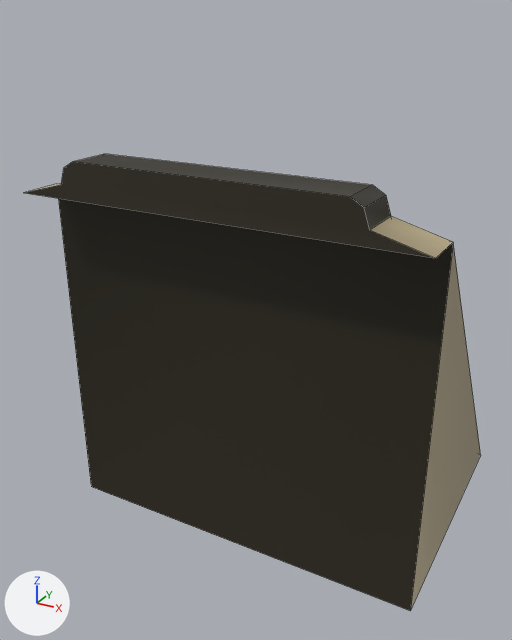
Two versions of the FBX model Assets/Art/Models/Road Tiles/Road_RampTall.fbx, one commit apart.
Before and after are seen from a camera (50 mm lens) standing at (0.236, -0.486, 0.401) and looking at (-0.021, -0.019, 0.167). Every picture has the same lights, and +X, +Y and +Z are marked at lower left. Mesh edges are drawn as thin lines. Where no turn or scale is listed for an object, it has been applied to the vertices.

The scene before the commit, as lines of its bpy script (objects in view):
```python
me_cylinder_417 = bpy.data.meshes.new('Cylinder.417')
me_cylinder_417.from_pydata(...)  # 26 vertices, 20 faces; spans x -0.154..0.147, y -0.126..0.133, z 0.0..0.306
me_cylinder_417.materials.append(mat_road_001)  # picture img_road00_noline_png
ob_roadramp_tall = bpy.data.objects.new('RoadRamp_Tall', me_cylinder_417)
ob_roadramp_tall.location = (0.0, 0.0, 0.0)
```
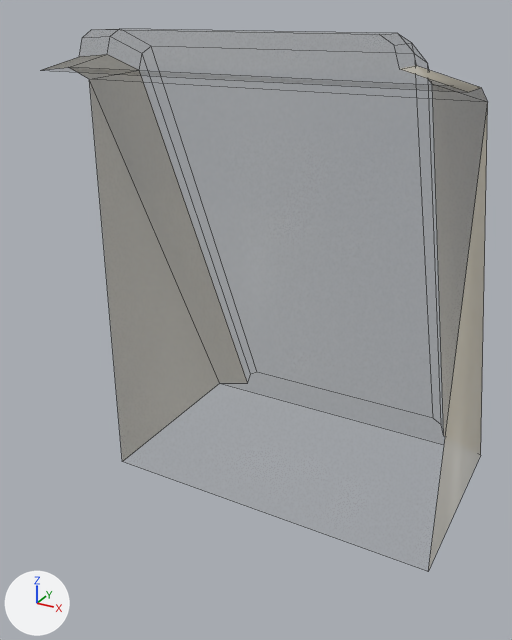
Commit message: Ramp adjustments

Location of each change, [x1, y1, x2, y2] in pixels of the pictures (512 x 640 px):
'RoadRamp_Tall', surface changed, reshaped (brown to grey, 13% taller)
    before: [25, 154, 481, 611]
    after: [42, 54, 488, 571]
part 1 of me_cylinder_417, built on
    before: [25, 154, 453, 258]
    after: [42, 54, 487, 102]
part 2 of me_cylinder_417, surface changed
    after: [89, 70, 488, 436]
part 3 of me_cylinder_417, recoloured (brown to grey)
    before: [59, 199, 481, 611]
    after: [89, 80, 488, 571]

What changed in the scene script:
```text
Change img_road00_noline_png:
    img_road00_noline_png: load_image('Road00_NoLine.png', '../../Textures/Road00_NoLine.png', 1024, 1024, 'sRGB') -> load_image('Road00_NoLine.png', '../../Textures/Road00_NoLine.png', 1024, 1024, 'Non-Color')
Add mat_road_004:
    mat_road_004 = bpy.data.materials.new('Road.004')
    # uses the picture img_road00_noline_png
Change me_cylinder_417:
    used by ob_roadramp_tall; location = (0.0, 0.0, 0.0)
    remove me_cylinder_417.from_pydata(...)  # 26 vertices, 20 faces; spans x -0.154..0.147, y -0.126..0.133, z 0.0..0.306
    add me_cylinder_417.from_pydata(...)  # 34 vertices, 28 faces; spans x -0.154..0.147, y -0.096..0.134, z 0.0..0.388
    me_cylinder_417 part 1
    8 vertices are removed from x -0.154..0.146, y -0.126..-0.125, z 0.279..0.306
    9 faces are deleted
    6 vertices in x -0.115..0.11, y -0.093..-0.092, z 0.289..0.306 move by (0.0, 0.061, 0.069)
    4 vertices move from x -0.153..0.147, y -0.093..-0.091, z 0.001..0.279 to x -0.153..0.147, y -0.048..-0.045, z 0.001..0.351
    16 vertices are added at x -0.154..0.147, y -0.096..-0.066, z 0.361..0.388
    17 new faces join them
    me_cylinder_417 part 2: 7 kept faces spanning x -0.153..0.147, y -0.047..0.134, z 0.0..0.375 get new texture (UV) coordinates
    me_cylinder_417 part 3: 11 faces spanning x -0.153..0.147, y -0.048..0.134, z 0.0..0.375 switch from mat_road_001 (picture img_road00_noline_png) to mat_road_004
```
